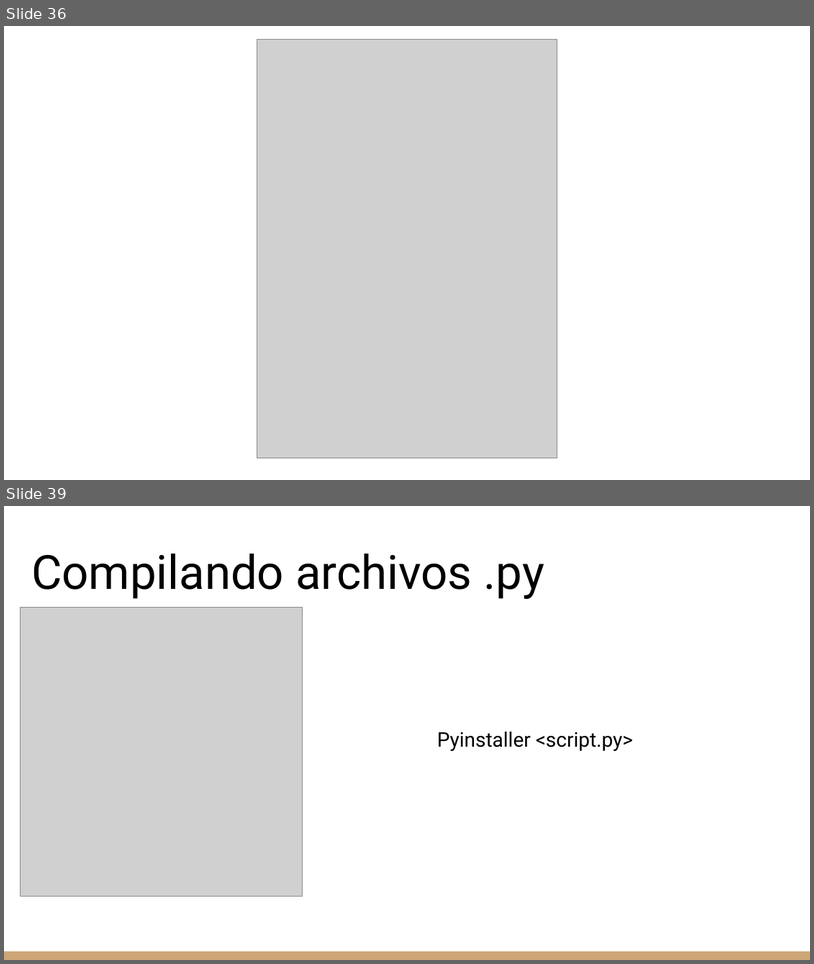
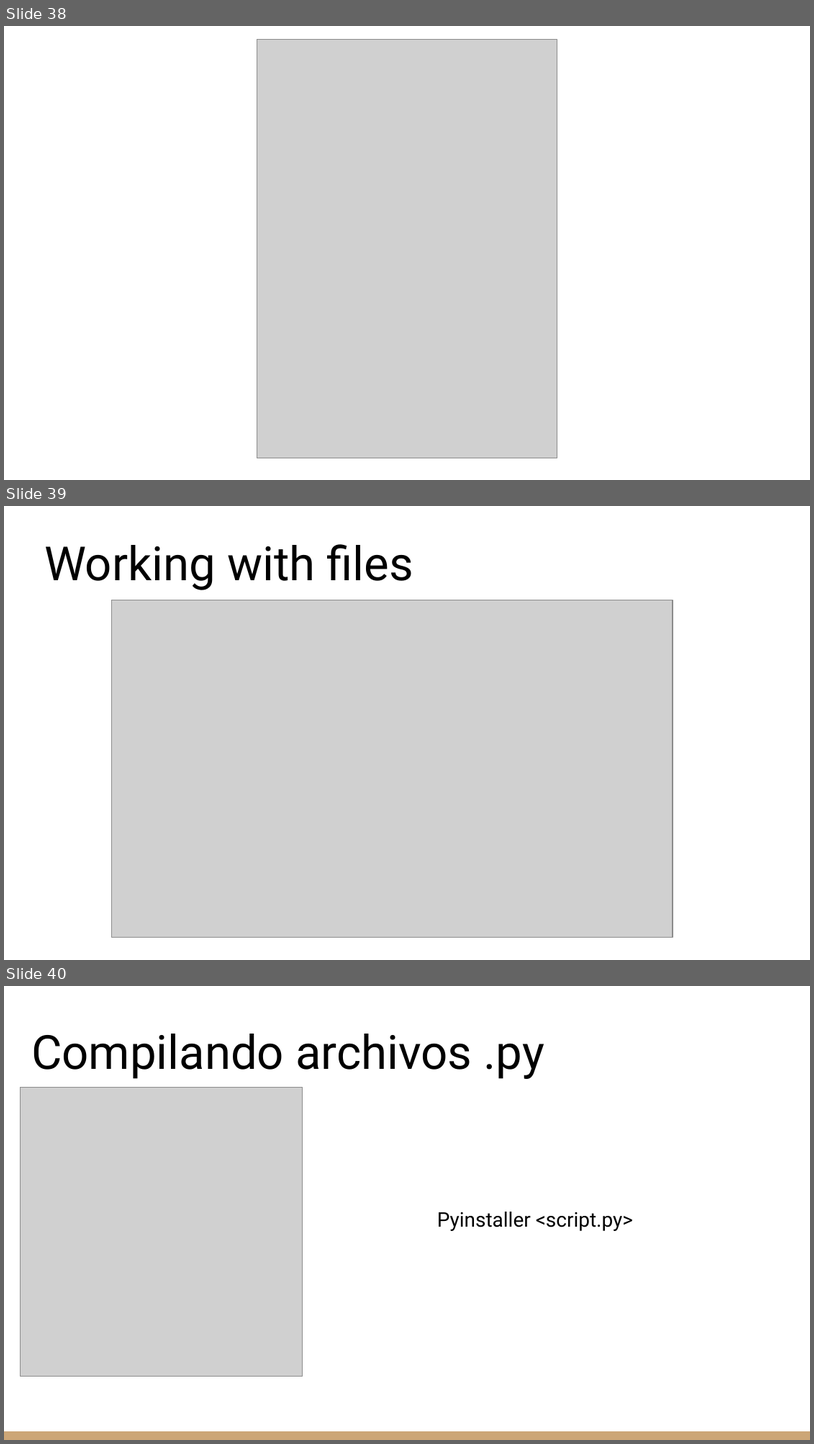
Before and after one commit to cyberh99/python-s-initiations, a slide deck: Python_slides.odp. Shown one above the other, each under a label of ours: slides 36 and 39 before the commit, slides 38, 39 and 40 after it; the slides between them are not shown. The pictures are 814x964 and 814x1444 pixels, drawn with LibreOffice and Linux fonts; fonts in the diff are those of the drawing; grey boxes stand for pictures. Boxes give left, top, right and bottom in pixels: in the first picture for what was removed or moved away, otherwise in the second. Text is boxed around its words. In the diff, an @@ line names an element or a change of style, - is before the commit and + after.

```diff
--- a/Python_slides.odp
+++ b/Python_slides.odp
@@ slide 39 added at (4,506,810,960), background #FFFFFF @@
@@ title added at (44,544,414,590), 42 pt, text #000000 @@
+Working with files
@@ picture added at (112,600,674,937) @@
@@ what was slide 36 is now slide 38 @@
@@ what was slide 39 is now slide 40 @@
```
Also in this commit, not shown: 5 other slides added, 4 slides removed, 1 other file.
